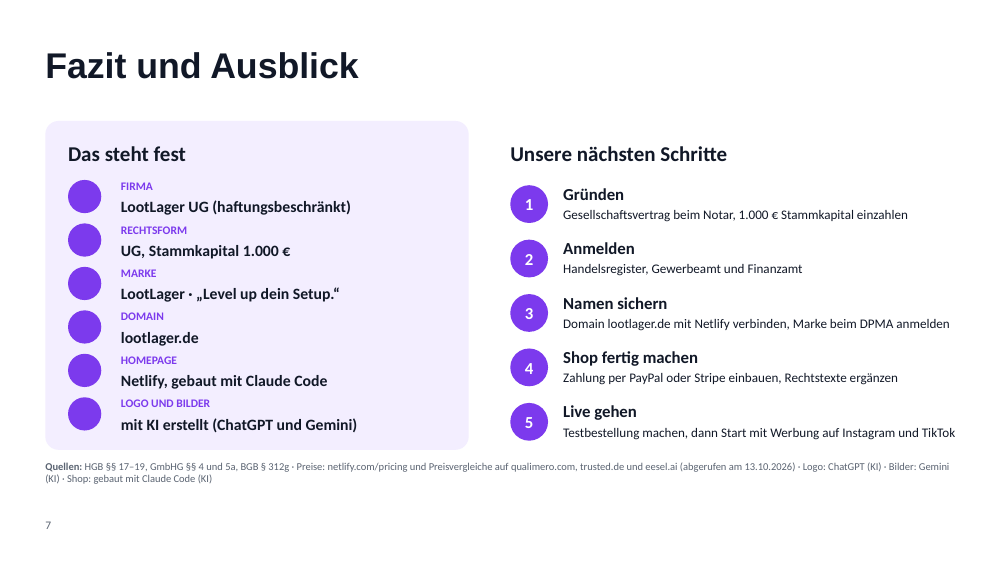
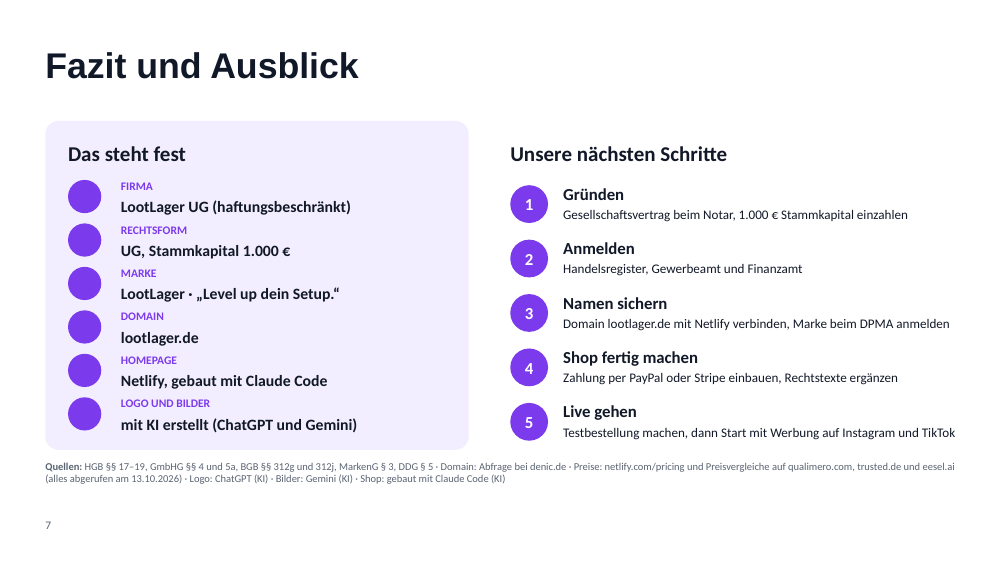
Before and after one commit to TheNickCoolst/EcomShopRepo, a slide deck: slide 7 of praesentation/LootLager_Praesentation.pptx. Drawn at 1008x567 pixels with LibreOffice and Linux fonts; fonts in the diff are those of the drawing; background and template pictures are left out. Boxes give left, top, right and bottom in pixels: in the first picture for what was removed or moved away, otherwise in the second. Text is boxed around its words. In the diff, an @@ line names an element or a change of style, - is before the commit and + after.

```diff
--- a/praesentation/LootLager_Praesentation.pptx
+++ b/praesentation/LootLager_Praesentation.pptx
@@ text at (45, 462, 955, 484): text changed @@
-Quellen: HGB §§ 17–19, GmbHG §§ 4 und 5a, BGB § 312g · Preise: netlify.com/pricing und Preisvergleiche auf qualimero.com, trusted.de und eesel.ai (abgerufen am 13.10.2026) · Logo: ChatGPT (KI) · Bilder: Gemini (KI) · Shop: gebaut mit Claude Code (KI)
+Quellen: HGB §§ 17–19, GmbHG §§ 4 und 5a, BGB §§ 312g und 312j, MarkenG § 3, DDG § 5 · Domain: Abfrage bei denic.de · Preise: netlify.com/pricing und Preisvergleiche auf qualimero.com, trusted.de und eesel.ai (alles abgerufen am 13.10.2026) · Logo: ChatGPT (KI) · Bilder: Gemini (KI) · Shop: gebaut mit Claude Code (KI)
```
Also in this commit, not shown: 4 other slides changed, 15 other files.
